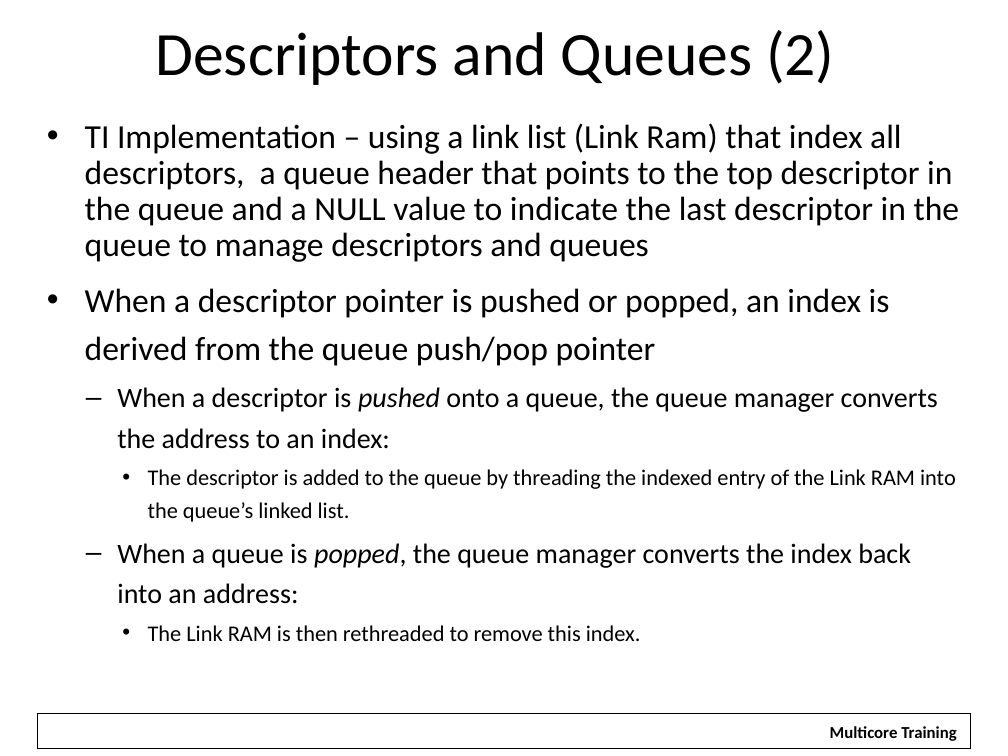
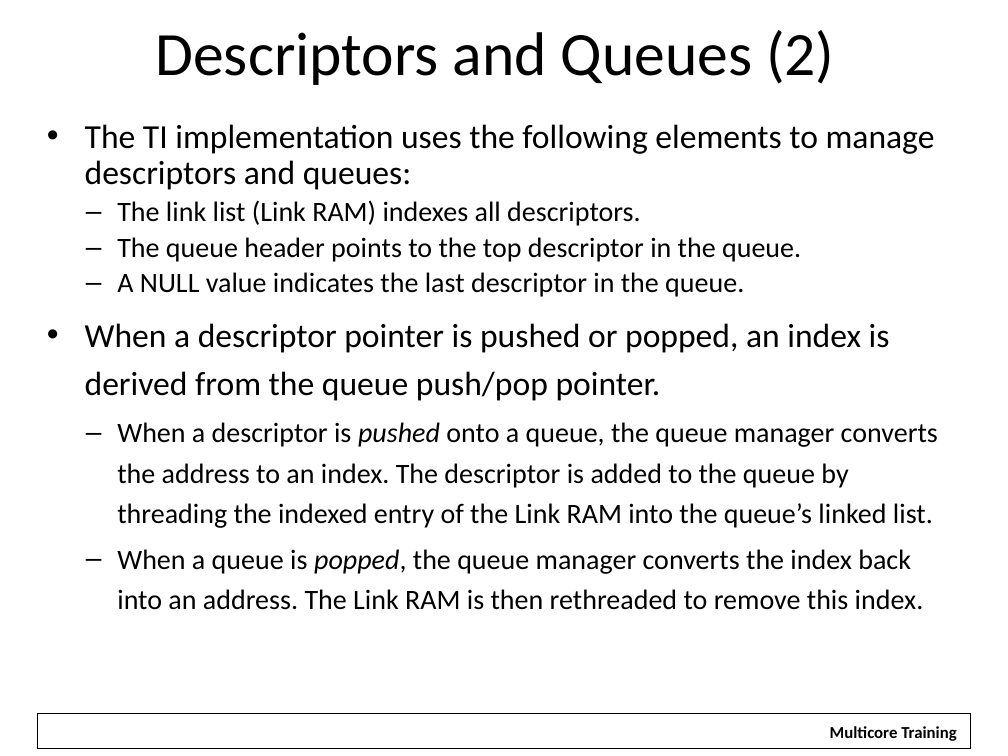
Before and after one commit to hari1989/keystone-workshop, a slide deck: slide 22 of slides/KeyStone Multicore Navigator.pptx (slide 21 before the commit). Drawn at 1008x756 pixels with LibreOffice and Linux fonts; fonts in the diff are those of the drawing; background and template pictures are left out. Boxes give left, top, right and bottom in pixels: in the first picture for what was removed or moved away, otherwise in the second. Text is boxed around its words. In the diff, an @@ line names an element or a change of style, - is before the commit and + after.

```diff
--- a/slides/KeyStone Multicore Navigator.pptx
+++ b/slides/KeyStone Multicore Navigator.pptx
@@ text at [85, 124, 938, 610]: text changed; size 24 to 20 pt @@
-• TI Implementation – using a link list (Link Ram) that index all descriptors, a queue header that points to the top descriptor in the queue and a NULL value to indicate the last descriptor in the queue to manage descriptors and queues
-• When a descriptor pointer is pushed or popped, an index is derived from the queue push/pop pointer
-  – When a descriptor is pushed onto a queue, the queue manager converts the address to an index:
-    • The descriptor is added to the queue by threading the indexed entry of the Link RAM into the queue’s linked list.
-  – When a queue is popped, the queue manager converts the index back into an address:
-    • The Link RAM is then rethreaded to remove this index.
+• The TI implementation uses the following elements to manage descriptors and queues:
+  – The link list (Link RAM) indexes all descriptors.
+  – The queue header points to the top descriptor in the queue.
+  – A NULL value indicates the last descriptor in the queue.
+• When a descriptor pointer is pushed or popped, an index is derived from the queue push/pop pointer.
+  – When a descriptor is pushed onto a queue, the queue manager converts the address to an index. The descriptor is added to the queue by threading the indexed entry of the Link RAM into the queue’s linked list.
+  – When a queue is popped, the queue manager converts the index back into an address. The Link RAM is then rethreaded to remove this index.
```
Also in this commit, not shown: 46 other slides changed, 1 slide added, 2 other files.
